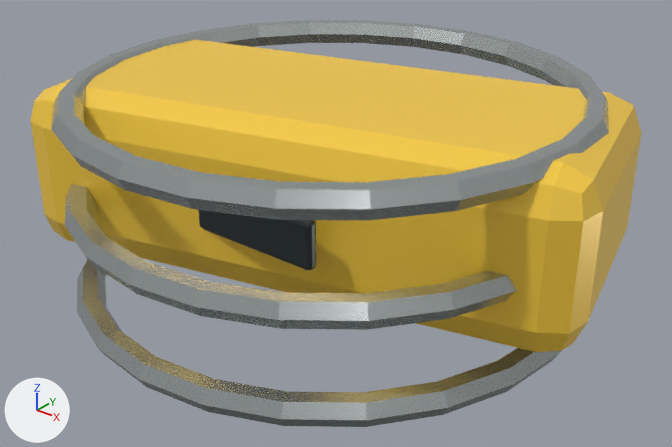
The glTF model assets/models/items/item-ficsite-ingot/item-ficsite-ingot_variant_c.glb as it was, and as the next commit left it.
One viewpoint serves both versions: a 50 mm camera at (0.7, -0.867, 0.762) aimed at (0.018, -0.014, 0.234). The lights are fixed; the arrows at lower left show +X, +Y and +Z. The first picture is the older version. Objects named as collision shapes, trigger or cutter boxes, shadow casters or lower levels of detail are left out. Where no turn or scale is listed for an object, it has been applied to the vertices.

Names of what the first picture shows: 'Ingot stamped mark', 'Metal ingot', 'Variant collar', 'Variant collar.001', 'Variant collar.002'.
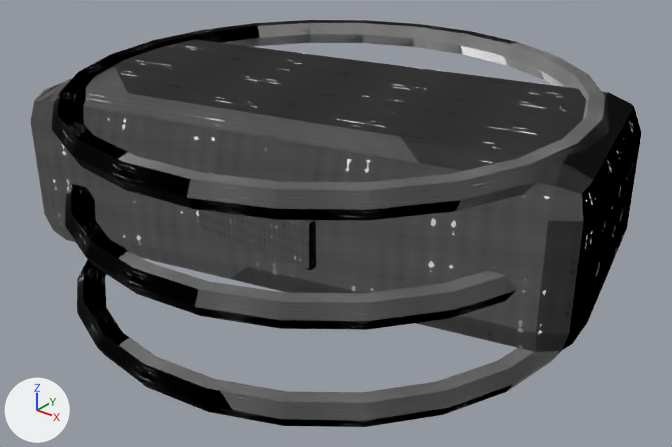
The newer file is also turned or shifted as a whole; pictures and numbers use the older file's frame.

Location of each change, (x1, y1, x2, y2) in pixels of the pictures (672 x 447 px):
'Metal ingot', surface changed (yellow to grey)
    both: (31, 40, 641, 352)
'Variant collar.002', surface changed (light grey to grey)
    both: (51, 20, 609, 221)
'Variant collar', surface changed (darker)
    both: (77, 260, 562, 427)
'Variant collar.001', surface changed (darker)
    both: (65, 184, 517, 330)
'Ingot stamped mark', surface changed (lighter)
    both: (199, 210, 316, 270)

Edits to the bpy script that builds the scene:
```text
Add img_metal_albedo:
    img_metal_albedo = load_image('metal_albedo', '_unpacked/metal_albedo', 256, 256, 'sRGB')
Add img_metal_height:
    img_metal_height = load_image('metal_height', '_unpacked/metal_height', 256, 256, 'Non-Color')
Add img_metal_roughness_002:
    img_metal_roughness_002 = load_image('metal_roughness.002', '_unpacked/metal_roughness.002', 256, 256, 'Non-Color')
Add img_metal_roughness_001:
    img_metal_roughness_001 = load_image('metal_roughness.001', '_unpacked/metal_roughness.001', 256, 256, 'Non-Color')
Add img_metal_roughness:
    img_metal_roughness = load_image('metal_roughness', '_unpacked/metal_roughness', 256, 256, 'Non-Color')
Change mat_item_graphite_alloy:
    remove # nodes: BsdfPrincipled, OutputMaterial
    remove # colours: dark grey #424b4d
    nodes: BsdfPrincipled, Math, NormalMap, OutputMaterial, SeparateColor, TexImage x3
    uses the picture img_metal_albedo
    uses the picture img_metal_height
    uses the picture img_metal_roughness
Change mat_item_safety_yellow:
    remove # nodes: BsdfPrincipled, OutputMaterial
    remove # colours: yellow #ffd345
    nodes: BsdfPrincipled, Math, NormalMap, OutputMaterial, SeparateColor, TexImage x3
    uses the picture img_metal_albedo
    uses the picture img_metal_height
    uses the picture img_metal_roughness_001
Change mat_item_brushed_metal:
    remove # nodes: BsdfPrincipled, OutputMaterial
    remove # colours: light grey #b8bfbf
    nodes: BsdfPrincipled, Math, NormalMap, OutputMaterial, SeparateColor, TexImage x3
    uses the picture img_metal_albedo
    uses the picture img_metal_height
    uses the picture img_metal_roughness_002
```
